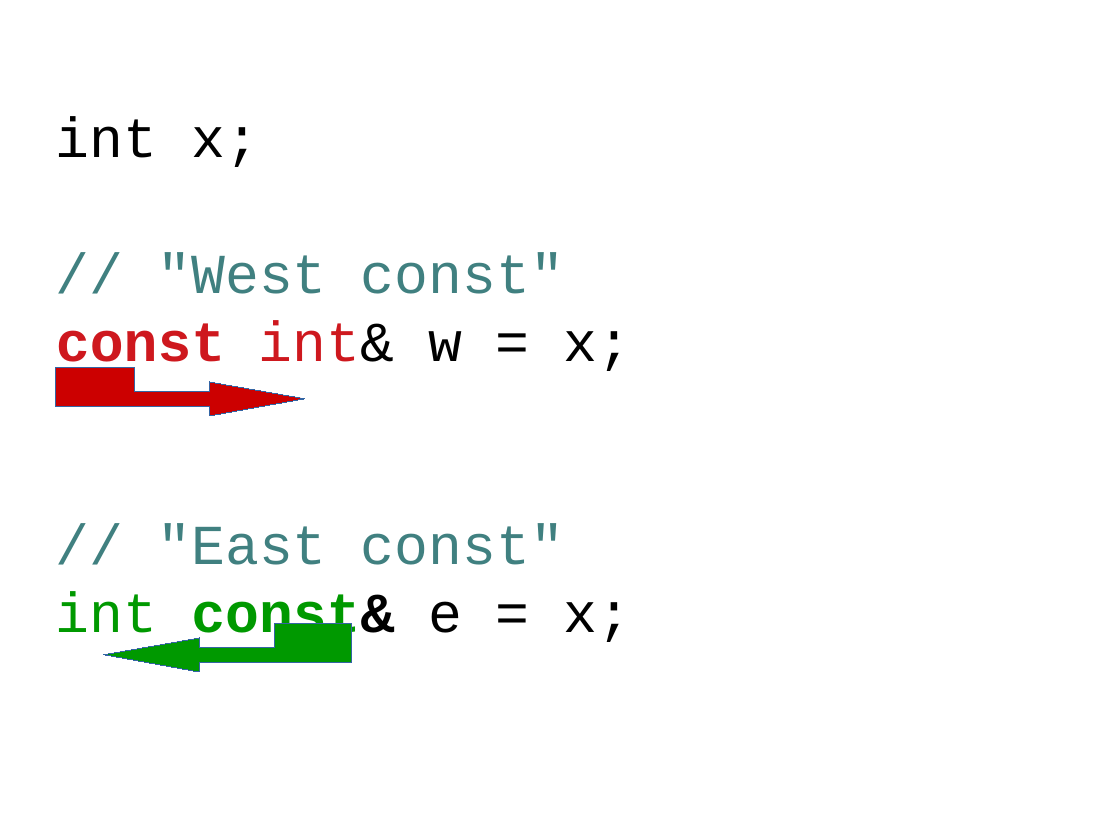
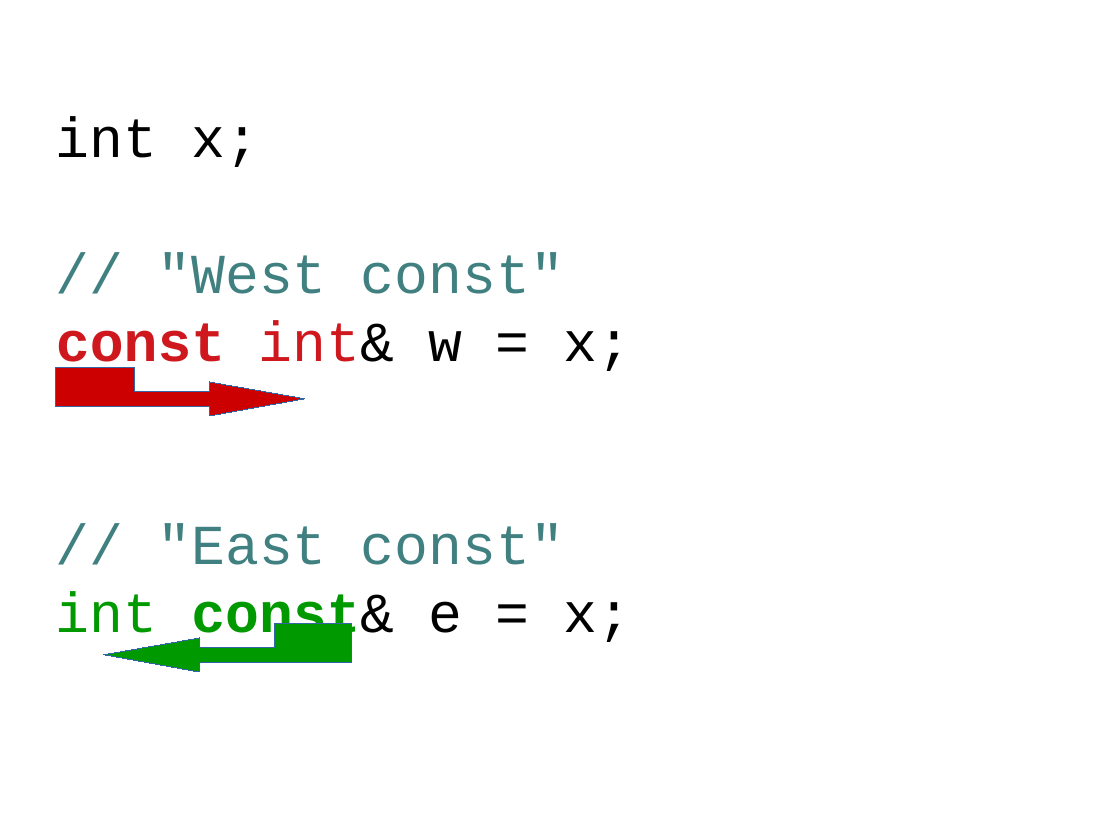
Before and after one commit to wolframroesler/Talks, a slide deck: slide 6 of const.odp. Drawn at 1120x840 pixels with LibreOffice and Linux fonts; fonts in the diff are those of the drawing. Boxes give left, top, right and bottom in pixels: in the first picture for what was removed or moved away, otherwise in the second. Text is boxed around its words. In the diff, an @@ line names an element or a change of style, - is before the commit and + after.

Commit message:
Final tweaks to the const presentation

```diff
--- a/const.odp
+++ b/const.odp
@@ subtitle at [56, 591, 632, 647]: bold off in "const&" @@
```
Also in this commit, not shown: 4 other slides changed.
